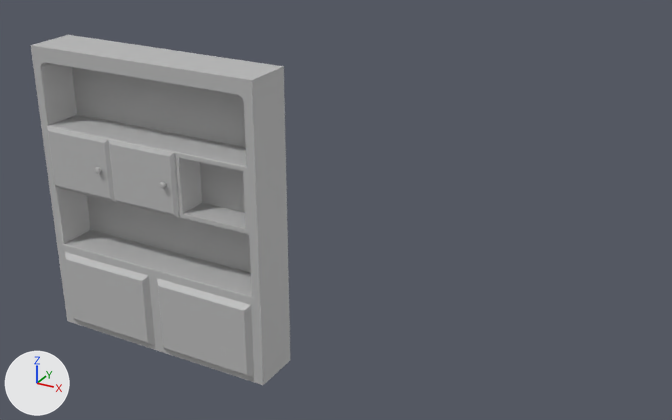
An edit to the FBX model Assets/04_Models/Bibliotheque/Biblio_Placard.fbx, drawn before and after from the same camera.
Both versions are drawn from a 50 mm lens placed at (14.47, -4.73, 5.11), pointed at (10.83, 1.88, 1.81). Arrows for +X, +Y and +Z are at lower left; the lights stay in place. Where no turn or scale is listed for an object, it has been applied to the vertices.

Objects in the first picture: 'Meuble_Biblio_Placard1', 'Porte_Placlard_Biblio_Cote', 'Porte_Placlard_Biblio_Milieu'.
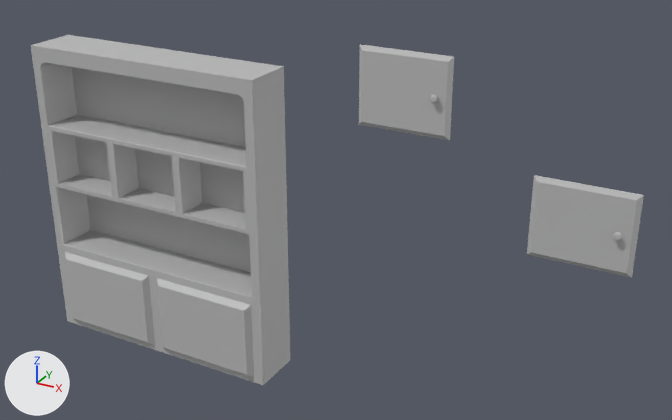
Where the change shows, as pixel boxes (x1, y1, x2, y2) in the pictures (672 x 420 px):
'Porte_Placlard_Biblio_Cote', moved
    before: (47, 126, 115, 202)
    after: (527, 175, 644, 278)
'Porte_Placlard_Biblio_Milieu', moved
    before: (108, 139, 179, 218)
    after: (359, 44, 454, 140)

Diff of the bpy script that builds the scene:
```diff
--- a/Assets/04_Models/Bibliotheque/Biblio_Placard.fbx.py
+++ b/Assets/04_Models/Bibliotheque/Biblio_Placard.fbx.py
@@ ob_porte_placlard_biblio_milieu @@
 ob_porte_placlard_biblio_milieu = bpy.data.objects.new('Porte_Placlard_Biblio_Milieu', me_mesh_001)
-ob_porte_placlard_biblio_milieu.location = (8.616, 1.5, 0.0)
+ob_porte_placlard_biblio_milieu.location = (11.255, 1.5, 1.206)
@@ ob_porte_placlard_biblio_cote @@
 ob_porte_placlard_biblio_cote = bpy.data.objects.new('Porte_Placlard_Biblio_Cote', me_mesh)
-ob_porte_placlard_biblio_cote.location = (7.838, 1.5, 0.0)
+ob_porte_placlard_biblio_cote.location = (12.691, 1.5, 0.41)
```
